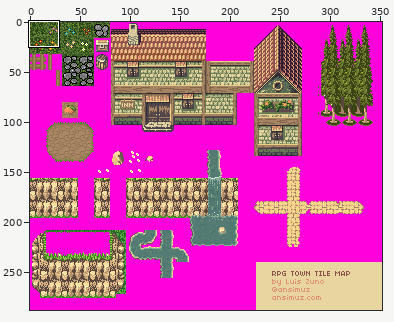
Sprite sheet -- src/spritesheet.png. Above: a wide view before the commit, with the close-up outlined.
Close-up. Earlier state:
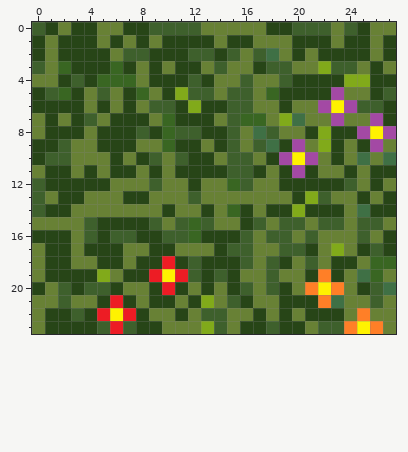
The file is 352x288 pixels. Colours within 5 levels of each other are drawn and written as one. Shown: x 0..27, y 0..23.
After:
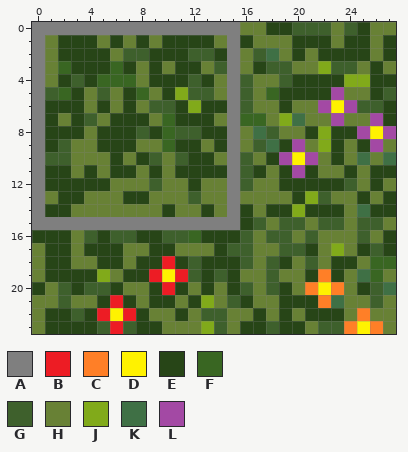
Palette (. is transparent): A #7f7f7f  B #ed1c24  C #ff7f27  D #fff200  E #274517  F #396622  G #3e602c  H #688135  J #81aa1a  K #3f7045  L #a349a4
Diff:
@@ x 0..17 @@
- 0 GEHEEHHEEGGGGHHHHH
- 1 EHEEEHEHEHEEEEHEEH
- 2 EHEEEEHGGEEEGGEGHG
- 3 GHFEEEFEHEHEEHGHHE
- 4 HHEGEFFFHEEEGEHHGH
- 5 EGFEHGHEFHEJGGHGGH
- 6 EEEEHEHEHGGEJEEGGH
- 7 HEHEGHEEEHFEEEHGFF
- 8 HEEEHEEEGEFGGEEGHK
- 9 EEGHHEEEHHFEEHEGHG
-10 EGGHHHEHEGHGEEHGGH
-11 HEEHEHEEHEHEEEEGGE
-12 GEEEEEHHHGHHEHHFGH
-13 GHEEHHHEEHHHGHHHHH
-14 GEEHHHHHHHEHHEHFEH
-15 HHHHGEEEEGHGFGHHEG
+ 0 AAAAAAAAAAAAAAAAHH
+ 1 AHEEEHEHEHEEEEHAEH
+ 2 AHEEEEHGGEEEGGEAHG
+ 3 AHFEEEFEHEHEEHGAHE
+ 4 AHEGEFFFHEEEGEHAGH
+ 5 AGFEHGHEFHEJGGHAGH
+ 6 AEEEHEHEHGGEJEEAGH
+ 7 AEHEGHEEEHFEEEHAFF
+ 8 AEEEHEEEGEFGGEEAHK
+ 9 AEGHHEEEHHFEEHEAHG
+10 AGGHHHEHEGHGEEHAGH
+11 AEEHEHEEHEHEEEEAGE
+12 AEEEEEHHHGHHEHHAGH
+13 AHEEHHHEEHHHGHHAHH
+14 AEEHHHHHHHEHHEHAEH
+15 AAAAAAAAAAAAAAAAEG
 16 EEEHGEGGEEGGFEEEGH
